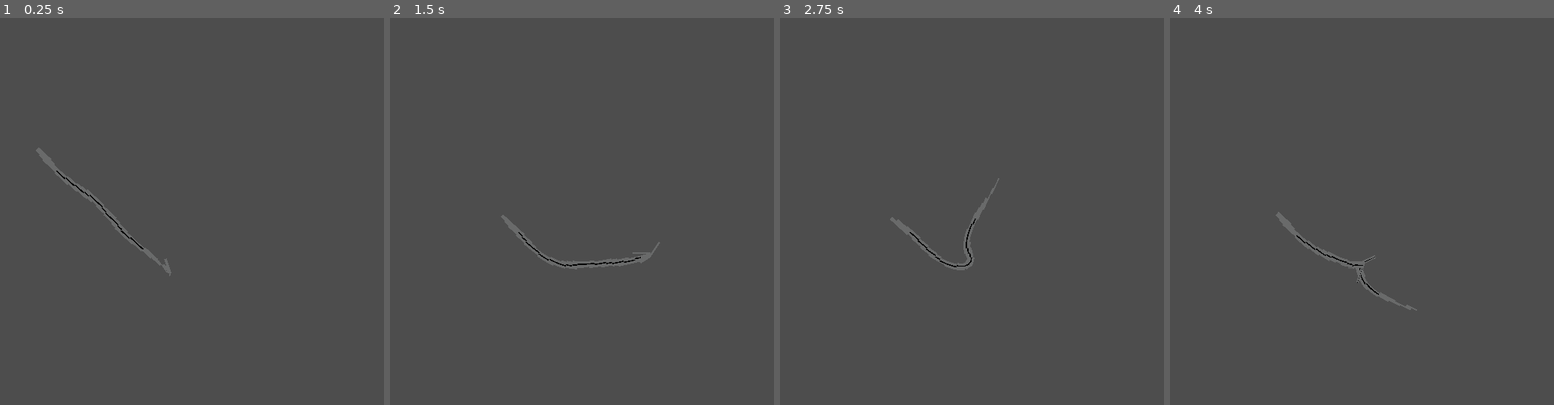
Above: before the commit, frames 1-4 (left to right).
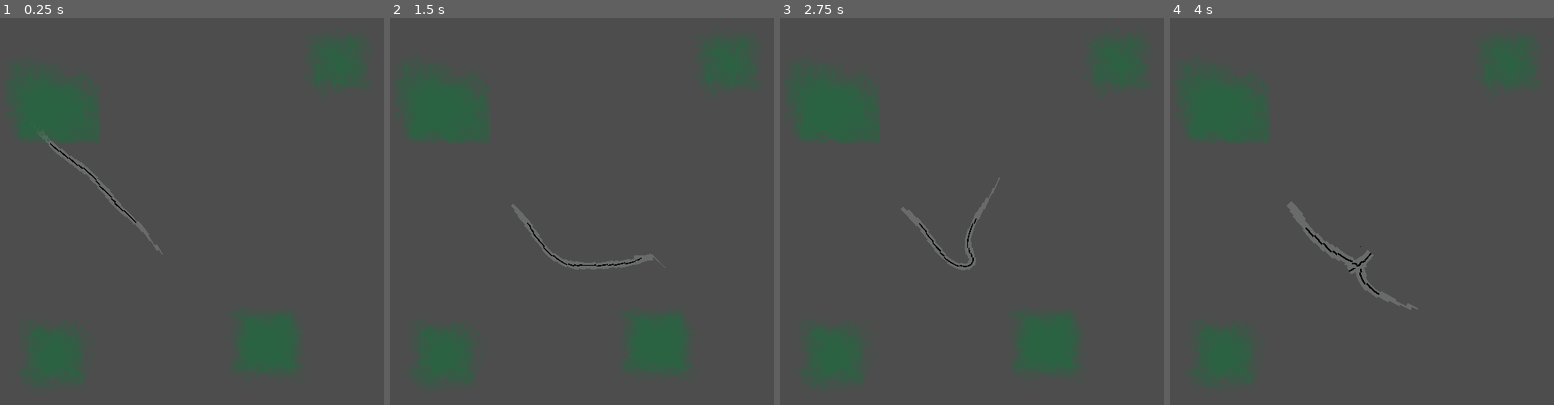
Above: after the commit, the same moments.

Repository: awesomejerry/microbiologist
Game: Godot game, scene res://scenes/Petri_dish.tscn
Two runs of this game, one before a commit and one after it. Both use one fixed random seed, a clock stepped at 60 frames per second and the inputs below. This scene is started directly instead of the project's main scene.
Inputs (mouse positions are in pixels of both pictures, inside the frame that each line leads up to):
- Up to frame 1 (0.25 s): no input
- Up to frame 2 (1.5 s): move the mouse to (693, 246) at 0.52 s; move the mouse to (439, 304) at 1.27 s
- Up to frame 3 (2.75 s): move the mouse to (1010, 141) at 2.02 s
- Up to frame 4 (4 s): move the mouse to (1312, 393) at 2.77 s; move the mouse to (1519, 366) at 3.52 s

The runs differ from the first frame. In frame 1, 7.7% of the frame differs, in the area x 1-98%, y 2-96%; in frame 2, 7.2%; in frame 3, 7.2%; in frame 4, 5.6%.

Commit message:
Add bacteria and grow to c.elegans

Diff:
--- a/scenes/Petri_dish.tscn
+++ b/scenes/Petri_dish.tscn
@@ -1,7 +1,26 @@
-[gd_scene load_steps=2 format=3 uid="uid://x4pm6us3an1h"]
+[gd_scene load_steps=6 format=3 uid="uid://x4pm6us3an1h"]
 
 [ext_resource type="PackedScene" uid="uid://cvwab61v11icb" path="res://scenes/c_elegans/c_elegans.tscn" id="1_6x3dv"]
+[ext_resource type="PackedScene" uid="uid://bn6sn45qcncb0" path="res://scenes/bacteria/bacteria.tscn" id="2_8i1ev"]
+[ext_resource type="Texture2D" uid="uid://bovgrq4dqt0ck" path="res://assets/bacteria/2.png" id="3_rlwxy"]
+[ext_resource type="Texture2D" uid="uid://feep5ts1tfeu" path="res://assets/bacteria/3.png" id="4_diyyk"]
+[ext_resource type="Texture2D" uid="uid://d18aufvy44fj4" path="res://assets/bacteria/4.png" id="5_o872i"]
 
 [node name="PetriDish" type="Node2D"]
 
 [node name="C_Elegans" parent="." instance=ExtResource("1_6x3dv")]
+
+[node name="Bacteria" parent="." instance=ExtResource("2_8i1ev")]
+position = Vector2(618, 118)
+
+[node name="Bacteria2" parent="." instance=ExtResource("2_8i1ev")]
+position = Vector2(241, 507)
+texture = ExtResource("3_rlwxy")
+
+[node name="Bacteria3" parent="." instance=ExtResource("2_8i1ev")]
+position = Vector2(527, 492)
+texture = ExtResource("4_diyyk")
+
+[node name="Bacteria4" parent="." instance=ExtResource("2_8i1ev")]
+position = Vector2(241, 159)
+texture = ExtResource("5_o872i")
--- /dev/null
+++ b/scenes/bacteria/bacteria.gd
@@ -0,0 +1,17 @@
+extends Node2D
+
+class_name Bacteria
+
+@export var texture: Texture = load("res://assets/bacteria/1.png")
+
+# Called when the node enters the scene tree for the first time.
+func _ready() -> void:
+	$TextureRect.texture = texture
+
+
+# Called every frame. 'delta' is the elapsed time since the previous frame.
+func _process(delta: float) -> void:
+	pass
+
+func eaten() -> void:
+	queue_free()
--- /dev/null
+++ b/scenes/bacteria/bacteria.tscn
@@ -0,0 +1,30 @@
+[gd_scene load_steps=4 format=3 uid="uid://bn6sn45qcncb0"]
+
+[ext_resource type="Script" path="res://scenes/bacteria/bacteria.gd" id="1_auqbs"]
+[ext_resource type="Texture2D" uid="uid://b85pffd4d52r7" path="res://assets/bacteria/1.png" id="2_q63pj"]
+
+[sub_resource type="RectangleShape2D" id="RectangleShape2D_h0p54"]
+
+[node name="Bacteria" type="Node2D"]
+script = ExtResource("1_auqbs")
+texture = ExtResource("2_q63pj")
+
+[node name="Area2D" type="Area2D" parent="."]
+
+[node name="CollisionShape2D" type="CollisionShape2D" parent="Area2D"]
+scale = Vector2(4.615, 4.615)
+shape = SubResource("RectangleShape2D_h0p54")
+
+[node name="TextureRect" type="TextureRect" parent="."]
+anchors_preset = 8
+anchor_left = 0.5
+anchor_top = 0.5
+anchor_right = 0.5
+anchor_bottom = 0.5
+offset_left = -64.0
+offset_top = -64.0
+offset_right = 64.0
+offset_bottom = 64.0
+grow_horizontal = 2
+grow_vertical = 2
+texture = ExtResource("2_q63pj")
--- a/scenes/c_elegans/c_elegans.gd
+++ b/scenes/c_elegans/c_elegans.gd
@@ -19,7 +19,18 @@
 		if (i == 0):
 			var direction = (target_position - points[0]).normalized()
 			points[0] += direction * speed * delta
+
+			$Area2D.position = points[0]
 			# points[0] = points[0].lerp(get_local_mouse_position(), speed * delta)
 			# points[0] = get_local_mouse_position()
 		else:
 			points[i] = constraint_distance(points[i], points[i - 1], distance_constraint)
+
+
+func _on_area_2d_area_entered(area: Area2D) -> void:
+	if (area.get_parent() is Bacteria):
+		area.get_parent().eaten()
+		grow()
+
+func grow() -> void:
+	width += 20
--- a/scenes/c_elegans/c_elegans.tscn
+++ b/scenes/c_elegans/c_elegans.tscn
@@ -17,10 +17,18 @@
 frame_3/texture = ExtResource("4_2l3je")
 frame_3/duration = 1.0
 
+[sub_resource type="CircleShape2D" id="CircleShape2D_2twvm"]
+
 [node name="C_Elegans" type="Line2D"]
-position = Vector2(33, 60)
 points = PackedVector2Array(359, 331)
 width = 50.0
 texture = SubResource("AnimatedTexture_vvkab")
 texture_mode = 2
 script = ExtResource("1_sfq1i")
+
+[node name="Area2D" type="Area2D" parent="."]
+
+[node name="CollisionShape2D" type="CollisionShape2D" parent="Area2D"]
+shape = SubResource("CircleShape2D_2twvm")
+
+[connection signal="area_entered" from="Area2D" to="." method="_on_area_2d_area_entered"]
Binary file added: assets/bacteria/1.png
Not shown, added: assets/bacteria/1.png.import
Binary file added: assets/bacteria/2.png
Not shown, added: assets/bacteria/2.png.import
Binary file added: assets/bacteria/3.png
Not shown, added: assets/bacteria/3.png.import
Binary file added: assets/bacteria/4.png
Not shown, added: assets/bacteria/4.png.import
Not shown: 1 places in scenes/c_elegans/c_elegans.tscn that only renumber resources
